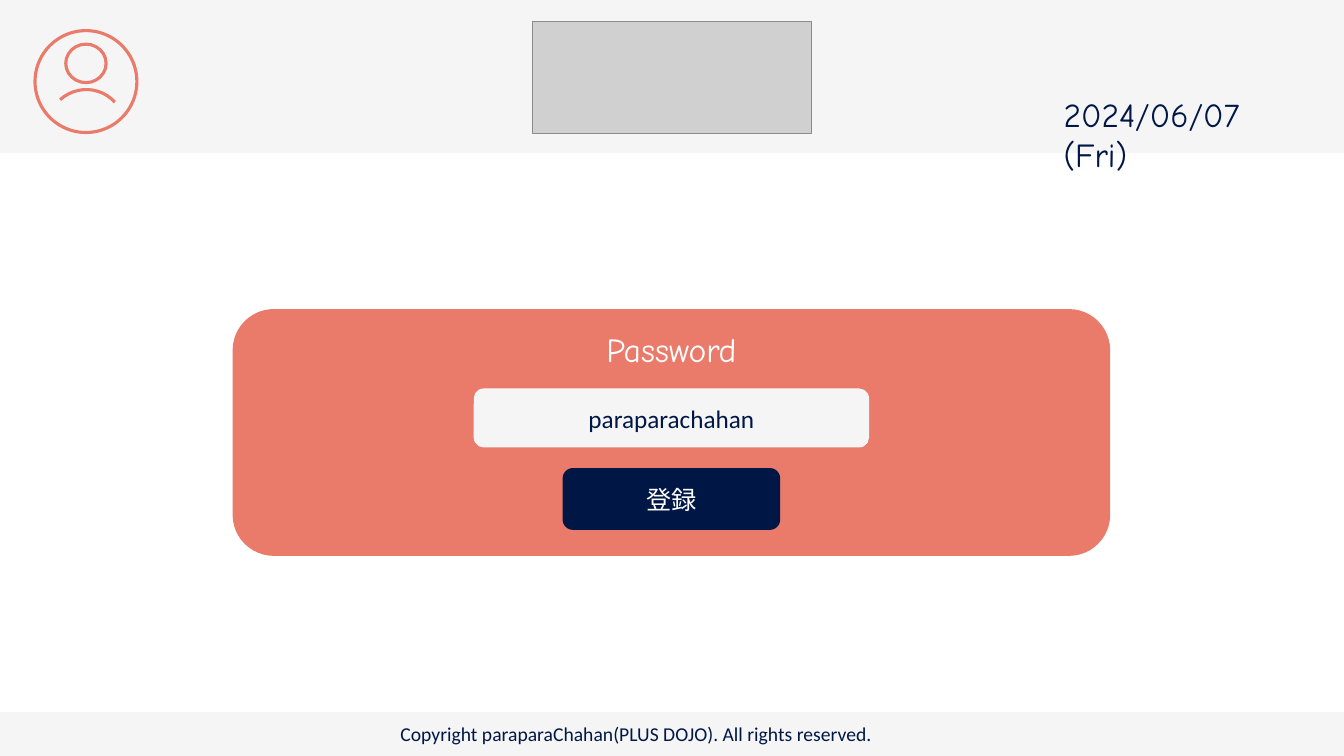
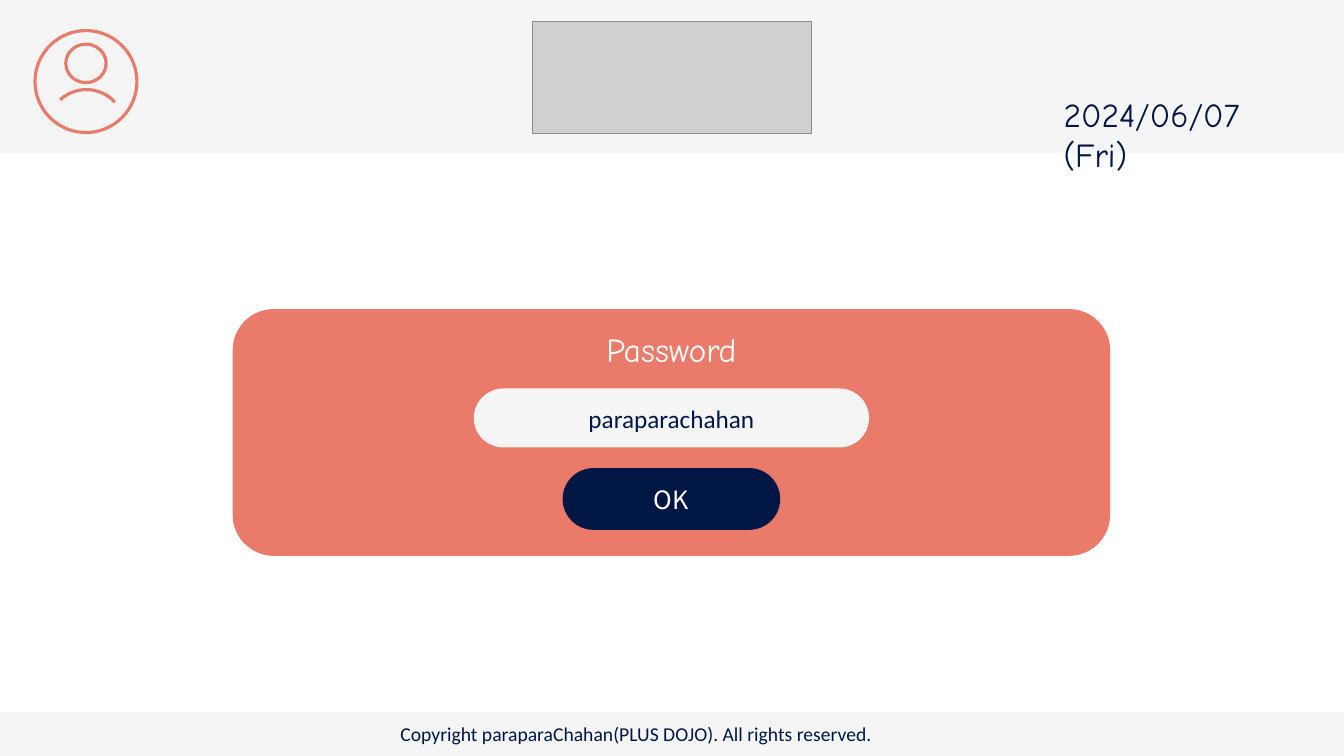
Before and after one commit to plusdojo2024/C2, a slide deck: slide 5 of doc/13_外部設計/famiLink 画面デザイン.pptx (slide 7 before the commit). Drawn at 1344x756 pixels with LibreOffice and Linux fonts; fonts in the diff are those of the drawing; grey boxes stand for pictures. Boxes give left, top, right and bottom in pixels: in the first picture for what was removed or moved away, otherwise in the second. Text is boxed around its words. In the diff, an @@ line names an element or a change of style, - is before the commit and + after.

```diff
--- a/doc/13_外部設計/famiLink 画面デザイン.pptx
+++ b/doc/13_外部設計/famiLink 画面デザイン.pptx
@@ rounded rectangle "paraparachahan" at (474,388,869,448): proportions changed @@
@@ rounded rectangle "OK" at (563,468,780,529): proportions changed @@
@@ text in rounded rectangle at (654,490,689,510): text changed @@
-登録
+OK
```
Also in this commit, not shown: 6 other slides changed, 1 slide added, 2 slides removed.
